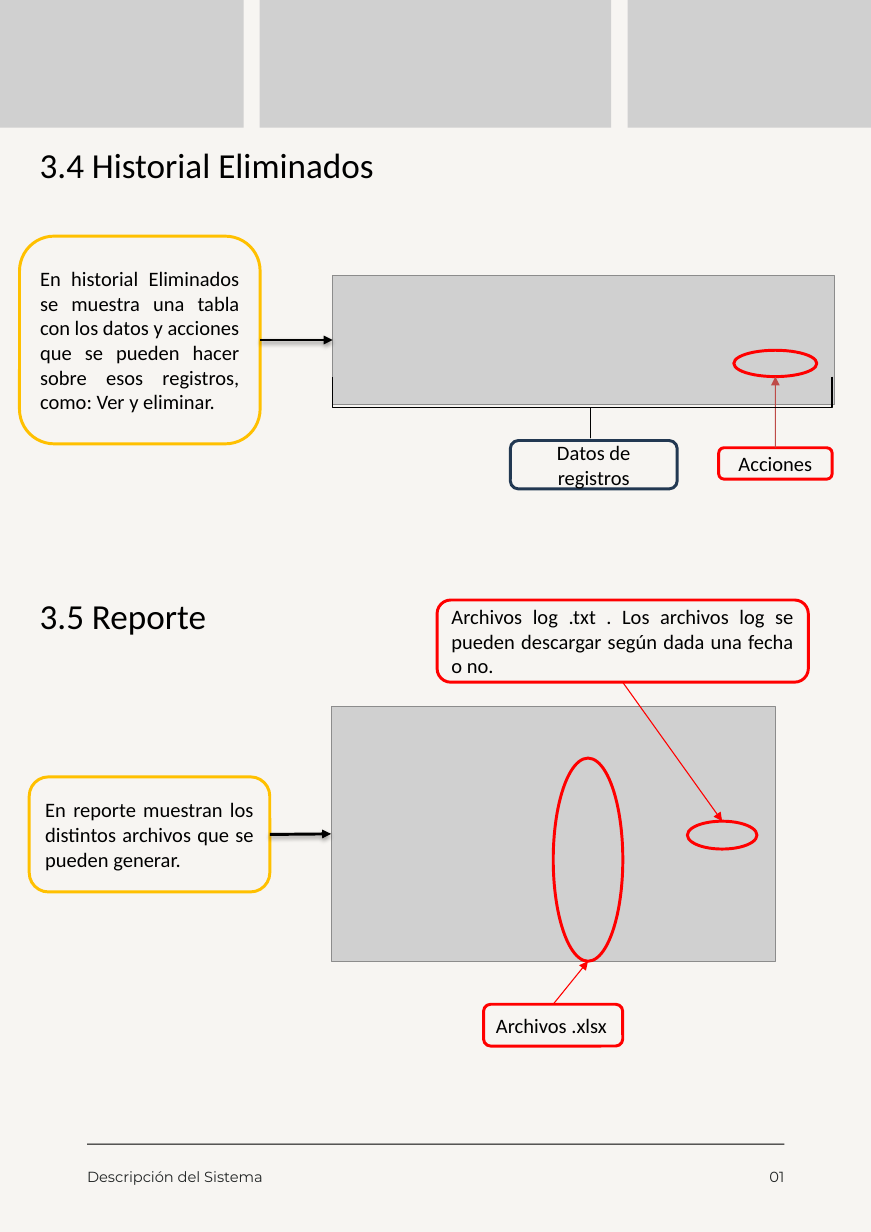
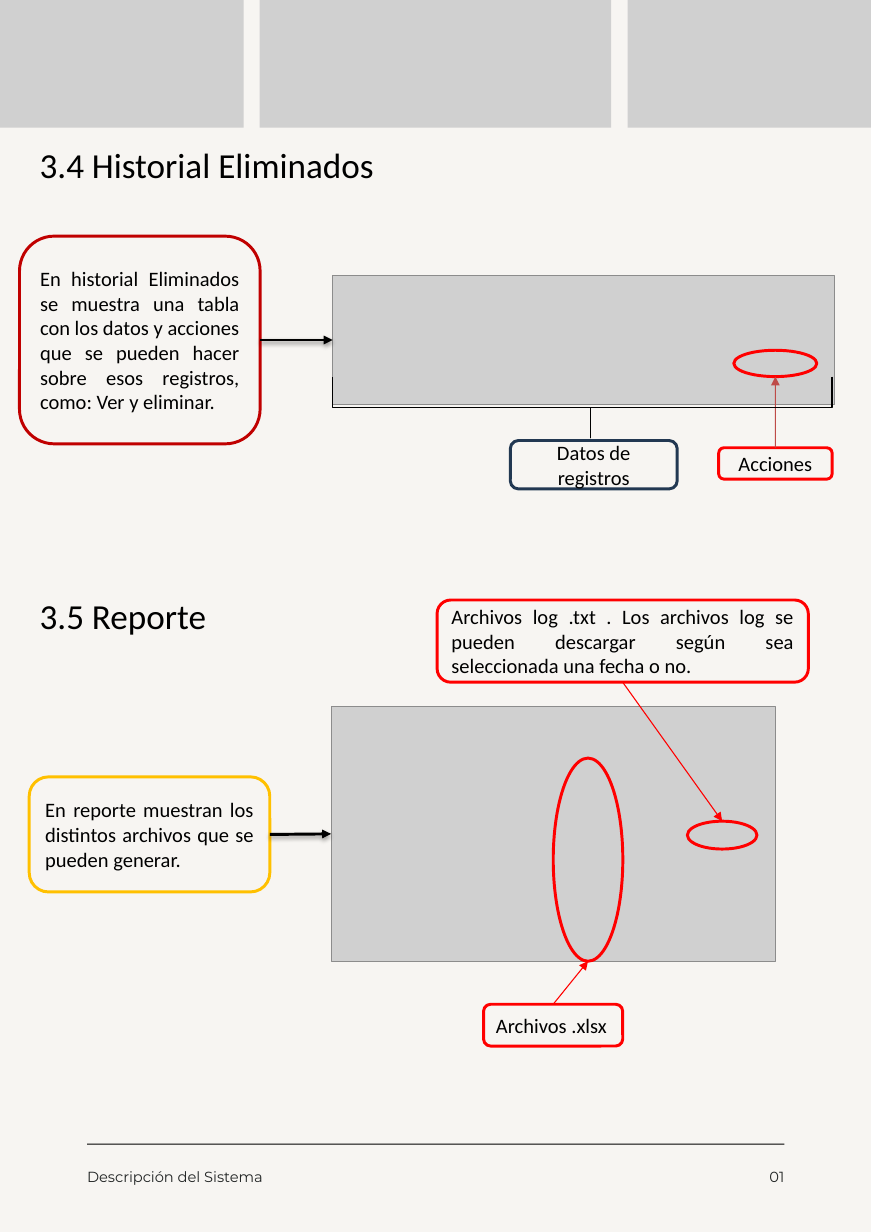
Before and after one commit to moreno-manuel/Pasantia-CVG-FMO, a slide deck: slide 16 of public/files/Documento A4 manual guía de estilos manual identidad visual minimalista rojo.pptx (slide 12 before the commit). Drawn at 871x1232 pixels with LibreOffice and Linux fonts; fonts in the diff are those of the drawing; grey boxes stand for pictures. Boxes give left, top, right and bottom in pixels: in the first picture for what was removed or moved away, otherwise in the second. Text is boxed around its words. In the diff, an @@ line names an element or a change of style, - is before the commit and + after.

```diff
--- a/public/files/Documento A4 manual guía de estilos manual identidad visual minimalista rojo.pptx
+++ b/public/files/Documento A4 manual guía de estilos manual identidad visual minimalista rojo.pptx
@@ rounded rectangle "En historial Eliminados se muestra ..." at [20,236,260,444]: outline #FFC000 2 pt to #C00000 2 pt @@
@@ text in rounded rectangle at [451,609,793,673]: text changed @@
-Archivos log .txt . Los archivos log se pueden descargar según dada una fecha o no.
+Archivos log .txt . Los archivos log se pueden descargar según sea seleccionada una fecha o no.
```
Also in this commit, not shown: 10 other slides changed, 4 slides added, 7 other files.
